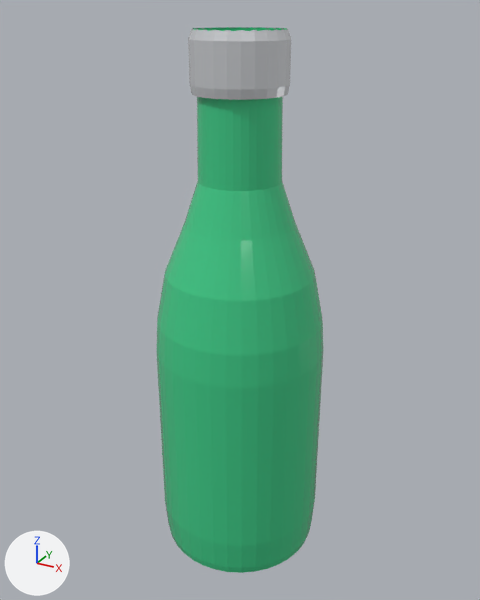
Renders of the FBX model assets/items/Soda Bottle.fbx from each side of a commit.
One viewpoint serves both versions: a 50 mm lens placed at (0.361, -0.656, 0.67), pointed at (-0.003, 0.005, 0.339). Lighting does not change. The marker at lower left points along +X, +Y and +Z. The older version comes first.

Names of what the first picture shows: 'Bottle', 'Cap'.
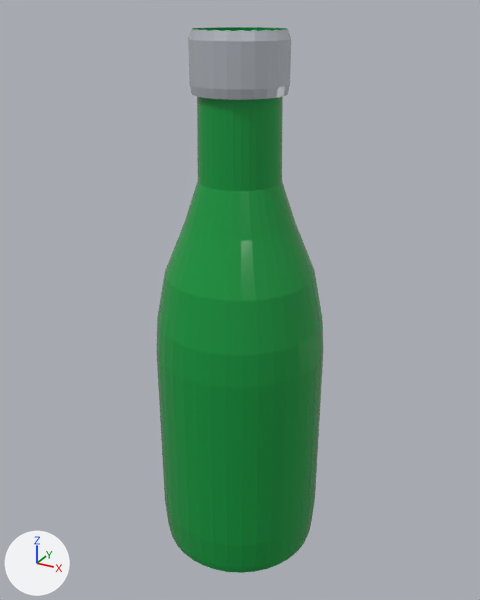
Where the newer file only moved an object's origin or applied its transform, the numbers keep the older frame.

Boxes (x1, y1, x2, y2) around the edits, measured in the pictures (480 x 600 px):
```json
{"object": "Bottle", "change": "surface changed", "before": [157, 27, 323, 573], "after": [157, 27, 323, 573], "on screen": "darker"}
```

Scene script edits in JSON lines:
```json
{"op": "add", "block": "img_soda_bottle_sodagreen_001_flat", "code": ["img_soda_bottle_sodagreen_001_flat = load_image('Soda_Bottle_SodaGreen_001_flat', '_unpacked/Soda_Bottle_SodaGreen_001_flat', 4, 4, 'sRGB')"]}
{"op": "remove", "block": "mat_sodagreen_001", "code": "mat_sodagreen_001.base_color = (0.05, 0.6, 0.25)  # green #3fcb89"}
{"op": "add", "block": "mat_sodagreen_001", "code": "mat_sodagreen_001.texture = img_soda_bottle_sodagreen_001_flat  # with its transparency"}
```
